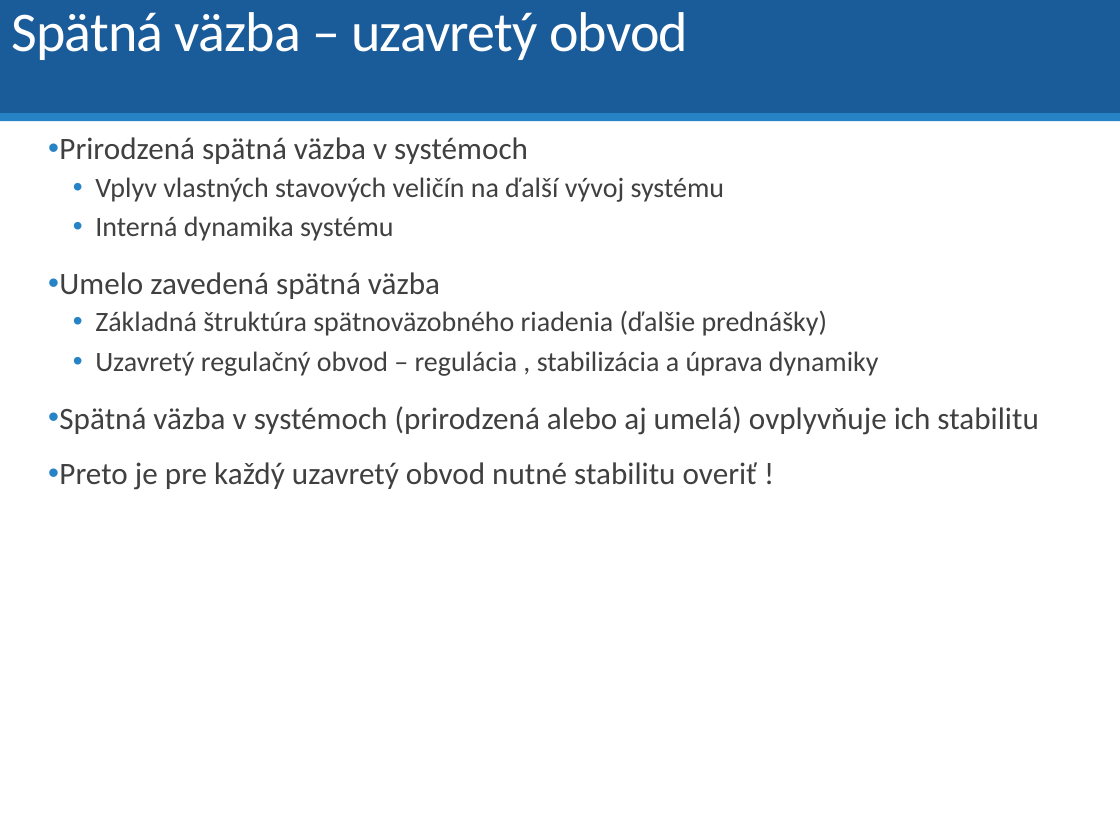
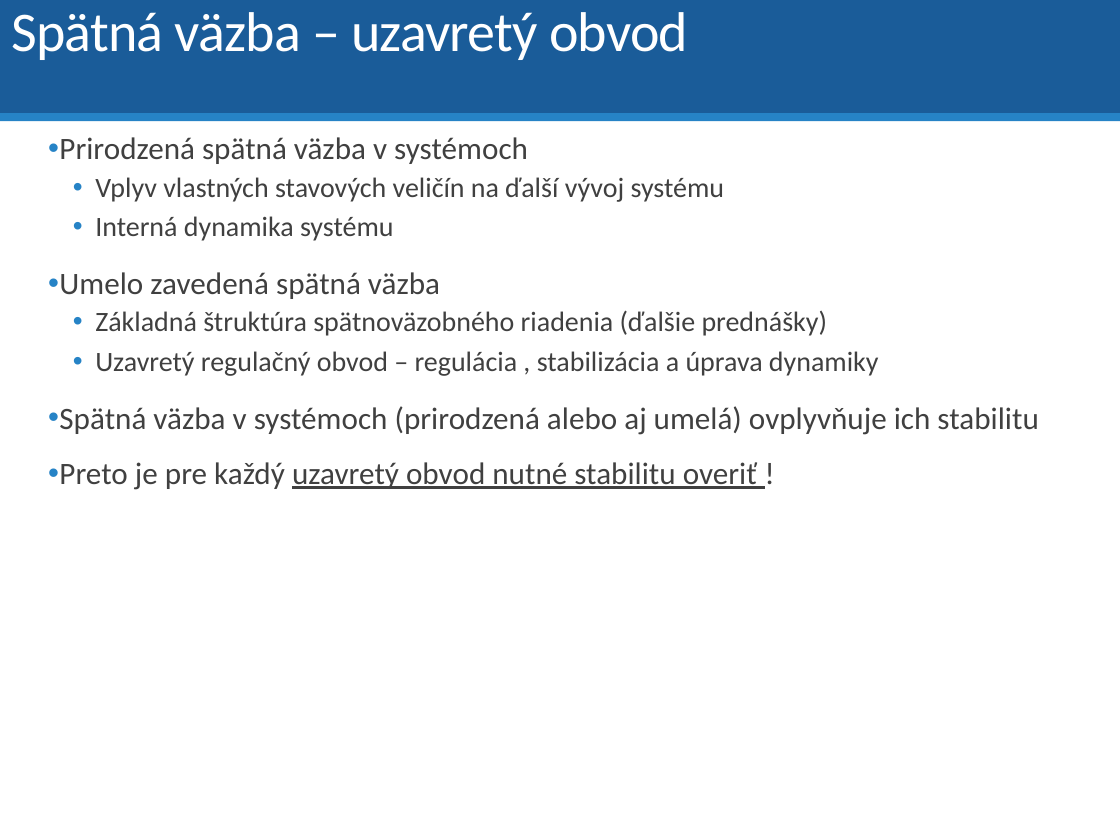
Before and after one commit to dodekm/TeamProjektKybernetika, a slide deck: slide 43 of Nove prednasky/P01_02_03_dynamika_dif_rovnice_LPT_prenosova_funkcia_modelovanie.pptx (slide 45 before the commit). Drawn at 1120x840 pixels with LibreOffice and Linux fonts; fonts in the diff are those of the drawing. Boxes give left, top, right and bottom in pixels: in the first picture for what was removed or moved away, otherwise in the second. Text is boxed around its words. In the diff, an @@ line names an element or a change of style, - is before the commit and + after.

```diff
--- a/Nove prednasky/P01_02_03_dynamika_dif_rovnice_LPT_prenosova_funkcia_modelovanie.pptx
+++ b/Nove prednasky/P01_02_03_dynamika_dif_rovnice_LPT_prenosova_funkcia_modelovanie.pptx
@@ text at (59, 462, 757, 490): underline on in "uzavretý obvod nutné stabilitu overiť" @@
```
Also in this commit, not shown: 3 other slides changed, 2 slides removed, 1 other file.
